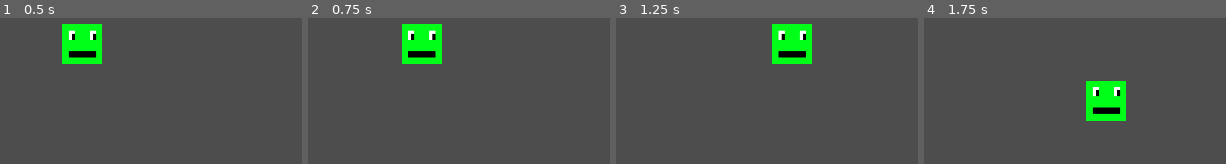
Above: before the commit, frames 1-4 (left to right).
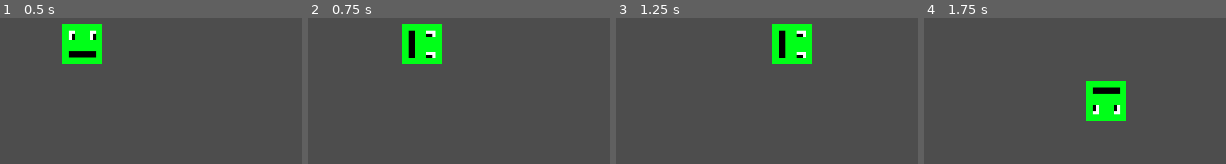
Above: after the commit, the same moments.

Repository: nath-ellis/slither.net
Game: Godot game, scene res://scenes/game.tscn
The game is run twice, just before and just after one commit, with the same random seed, the same clock (stepped at 60 frames per second) and the same inputs.
Inputs:
- Up to frame 1 (0.5 s): no input
- Up to frame 2 (0.75 s): hold Right (right) from 0.53 s (still down)
- Up to frame 3 (1.25 s): keep holding Right (right)
- Up to frame 4 (1.75 s): release Right (right) at 1.28 s; hold Down (down) from 1.28 s (still down)

Frame 1 is identical in both runs. In frame 2, 0.8% of the frame differs, in the area x 33-43%, y 8-28%; in frame 3, 0.8%; in frame 4, 1.0%, in the area x 55-66%, y 47-67%.

Commit message:
Made the sprite rotate based on the direction

Diff:
--- a/scripts/player.gd
+++ b/scripts/player.gd
@@ -4,18 +4,24 @@
 var speed = 200
 var vel = Vector2(speed, 0)
 
+@onready var face = $Face
+
 
 func _physics_process(delta) -> void:
 	if Input.is_action_pressed("up"):
 		vel = Vector2(0, -speed)
+		face.rotation_degrees = 0
 
 	elif Input.is_action_pressed("down"):
 		vel = Vector2(0, speed)
+		face.rotation_degrees = 180
 
 	elif Input.is_action_pressed("left"):
 		vel = Vector2(-speed, 0)
+		face.rotation_degrees = 270
 
 	elif Input.is_action_pressed("right"):
 		vel = Vector2(speed, 0)
+		face.rotation_degrees = 90
 
 	move_and_collide(vel * delta)
